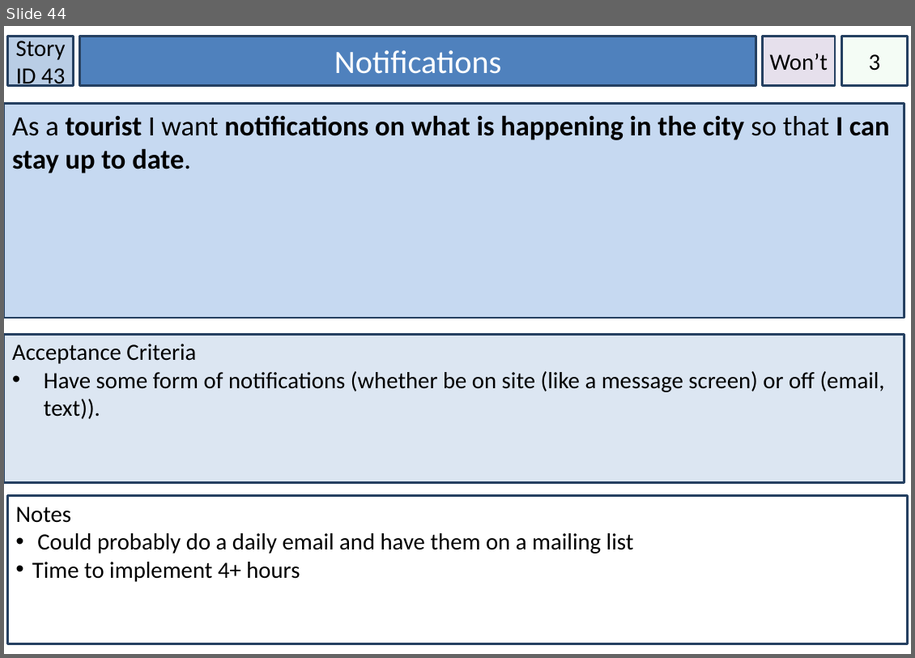
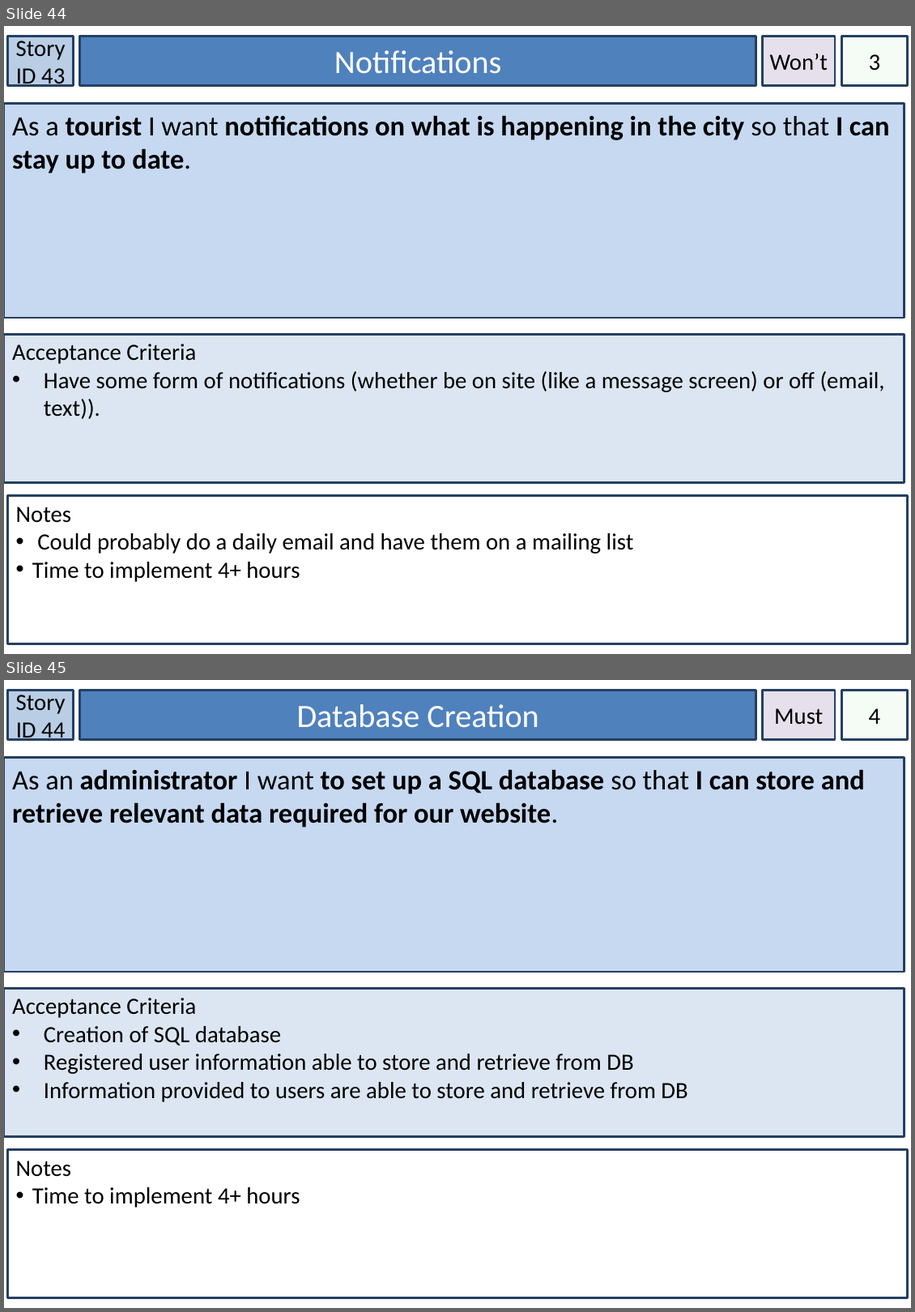
Before and after one commit to amckellar28/I-am-the-Scrub-Master, a slide deck: User_Stories.pptx. Shown one above the other, each under a label of ours: slide 44 before the commit, slides 44 and 45 after it. The pictures are 915x658 and 915x1312 pixels, drawn with LibreOffice and Linux fonts; fonts in the diff are those of the drawing. Boxes give left, top, right and bottom in pixels: in the first picture for what was removed or moved away, otherwise in the second. Text is boxed around its words. In the diff, an @@ line names an element or a change of style, - is before the commit and + after.

```diff
--- a/User_Stories.pptx
+++ b/User_Stories.pptx
@@ slide 45 added at <box>4,680,911,1308</box>, background #FFFFFF @@
@@ rectangle added at <box>7,690,74,739</box>, fill #B9CDE5, outline #254061 2 pt, 20 pt, text #000000 @@
+Story ID 44
@@ rectangle added at <box>80,690,756,739</box>, fill #4F81BD, outline #254061 2 pt, 28 pt, text #FFFFFF @@
+Database Creation
@@ rectangle added at <box>763,690,836,739</box>, fill #E6E0EC, outline #254061 2 pt, 20 pt, text #000000 @@
+Must
@@ rectangle added at <box>842,690,908,739</box>, fill #CCF0CD at 20% opacity, outline #254061 2 pt, 20 pt, text #000000 @@
+4
@@ rectangle added at <box>4,758,905,972</box>, fill #C6D9F1, outline #254061 2 pt, 24 pt, text #000000, bold @@
+As an administrator I want to set up a SQL database so that I can store and retrieve relevant data required for our website.
@@ rectangle added at <box>4,989,905,1137</box>, fill #DCE6F2, outline #254061 2 pt, 20 pt, text #000000 @@
+Acceptance Criteria
+• Creation of SQL database
+• Registered user information able to store and retrieve from DB
+• Information provided to users are able to store and retrieve from DB
@@ rectangle added at <box>7,1150,908,1298</box>, fill #FFFFFF, outline #254061 2 pt, 20 pt, text #000000 @@
+Notes
+• Time to implement 4+ hours
```
Also in this commit, not shown: 10 slides changed, 5 other files.
